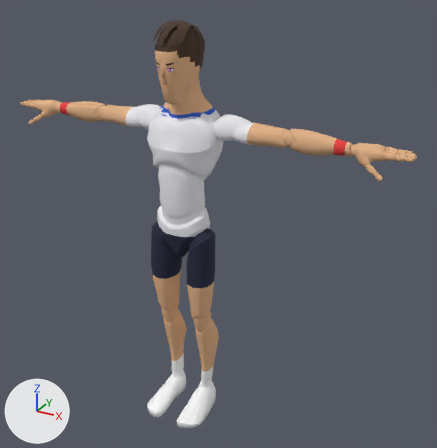
A saved change to the glTF model sweetspot/models/players/p02.glb.
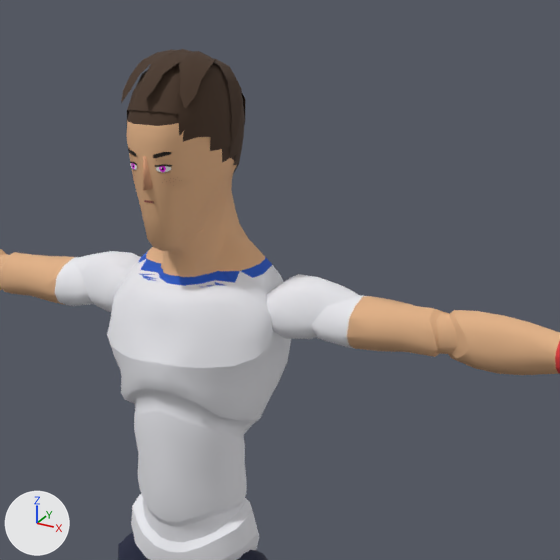
Each version is shown whole from a 50 mm lens placed at (1.36, -2.14, 2.1), pointed at (0.14, 0.07, 1.0), then close up on the part from 23% to 77% of the width and 0% to 52% of the height. Every picture has the same lights, and +X, +Y and +Z are marked at lower left. The older version's two pictures come first. Vertices at exactly the same position are counted once.

Objects in the first close-up: 'Body', 'Face', 'Hair' and 1 more.
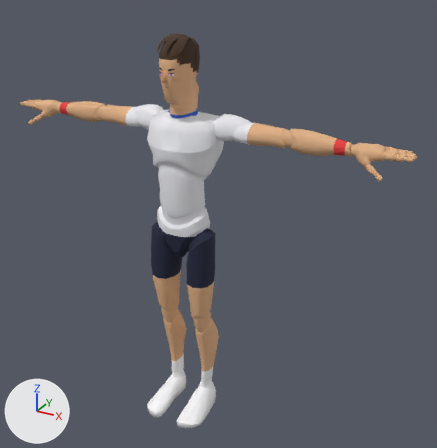
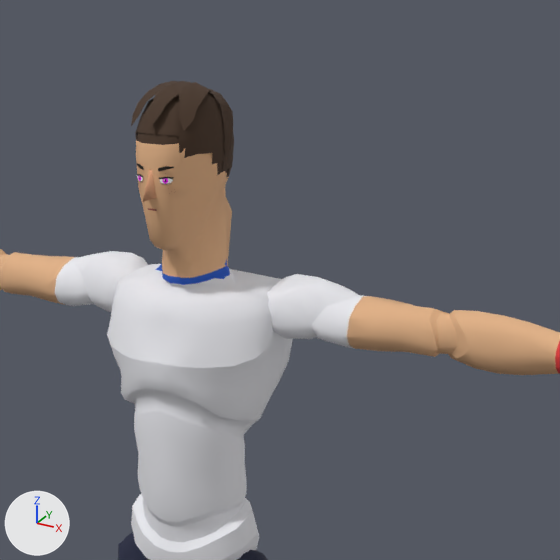
Changed parts and their boxes (x1, y1, x2, y2) in the close-ups (560 x 560 px; the box of a moved part takes in the faces that stretch with it):
'Body', reshaped
    before: (0, 69, 560, 560)
    after: (0, 98, 560, 560)
'Hair', reshaped (17% narrower, 23% shorter)
    before: (121, 49, 245, 174)
    after: (131, 81, 234, 177)
'Face', reshaped
    before: (128, 149, 172, 203)
    after: (136, 163, 174, 211)
part 1 of me_mannequin, moved or reshaped
    before: (87, 69, 319, 326)
    after: (87, 98, 319, 326)
part 2 of me_mannequin, surface changed
    before: (140, 163, 227, 286)
    after: (141, 162, 227, 294)
part 4 of me_hair, rebuilt (16% narrower, 24% shorter)
    before: (127, 63, 245, 174)
    after: (135, 93, 234, 177)
part 5 of me_hair, rebuilt (21% narrower, 17% shorter)
    before: (213, 59, 245, 142)
    after: (208, 89, 233, 158)
part 6 of me_hair, added (brown)
    after: (131, 81, 210, 131)
part 7 of me_hair, deleted (brown)
    before: (121, 49, 215, 108)

What the commit changed:
me_mannequin is used by ob_body; location (0.0, 0.0, 0.0).
me_mannequin had 7382 vertices, 14519 faces and spanned x -0.97..0.97, y -0.21..0.14, z 0.0..1.86.
me_mannequin now has 7378 vertices, 14511 faces and spans x -0.97..0.97, y -0.21..0.14, z 0.0..1.81.
me_mannequin part 1: 240 vertices moved from x -0.21..0.21, y -0.13..0.14, z 1.32..1.86 to x -0.21..0.21, y -0.11..0.13, z 1.33..1.81; 111 vertices removed from x -0.13..0.13, y -0.04..0.13, z 1.49..1.79; 107 vertices added at x -0.13..0.13, y -0.05..0.11, z 1.48..1.67.
me_mannequin part 2: 8 kept faces spanning x -0.09..0.09, y -0.03..0.08, z 1.48..1.72 get new texture (UV) coordinates.
me_face is used by ob_face; location (0.0, 0.0, 0.0).
me_face had 50 vertices, 64 faces and spanned x -0.0672..0.0672, y -0.1276..-0.0305, z 1.6106..1.7281.
me_face now has 54 vertices, 66 faces and spans x -0.0594..0.0594, y -0.1103..-0.0313, z 1.6022..1.7234.
me_face part 3: the whole mesh is rebuilt.
me_hair is used by ob_hair; location (0.0, 0.0, 0.0).
me_hair had 414 vertices, 784 faces and spanned x -0.09..0.09, y -0.126..0.127, z 1.627..1.875.
me_hair now has 407 vertices, 770 faces and spans x -0.079..0.079, y -0.107..0.095, z 1.646..1.825.
me_hair part 4: the loose piece of 219 vertices spanning x -0.085..0.085, y -0.115..0.124, z 1.627..1.861 is rebuilt with 211 vertices and now spans x -0.074..0.074, y -0.097..0.091, z 1.646..1.812.
me_hair part 5: the loose piece of 111 vertices spanning x -0.09..0.09, y 0.005..0.127, z 1.67..1.858 is rebuilt with 112 vertices and now spans x -0.079..0.079, y 0.0..0.095, z 1.655..1.81.
me_hair part 6: a new loose piece of 84 vertices spanning x -0.059..0.059, y -0.107..0.047, z 1.757..1.825, in mat_palette (picture img_palette).
me_hair part 7: 84 vertices removed from x -0.07..0.07, y -0.126..0.061, z 1.793..1.875.
